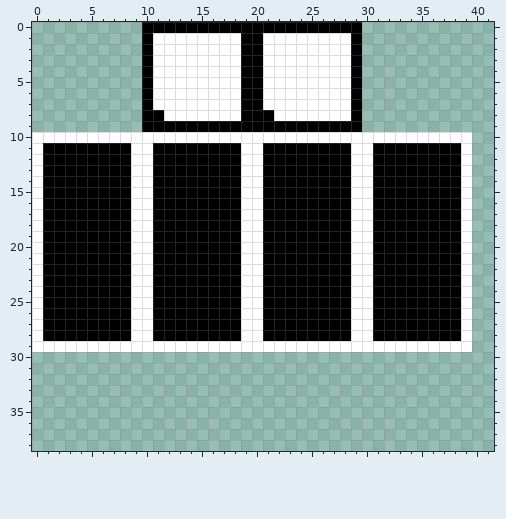
Sprite sheet, stored at main/resources/assets/non/textures/models/spinny.png. Above, as it was before the edit.
The file is 128x128 pixels. Shown: x 0..41, y 0..38.
After the commit:
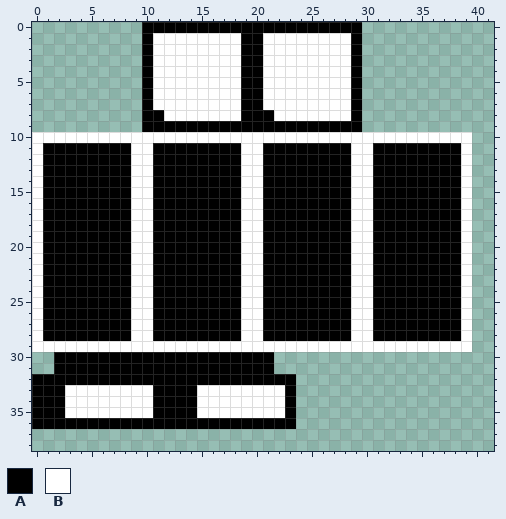
Palette (. is transparent): A #000000  B #ffffff
Changes in this commit:
y 30..31: x 2..21 .................... -> AAAAAAAAAAAAAAAAAAAA
y 32: x 0..23 ........................ -> AAAAAAAAAAAAAAAAAAAAAAAA
y 33..35: x 0..23 ........................ -> AAABBBBBBBBAAAABBBBBBBBA
y 36: x 0..23 ........................ -> AAAAAAAAAAAAAAAAAAAAAAAA
